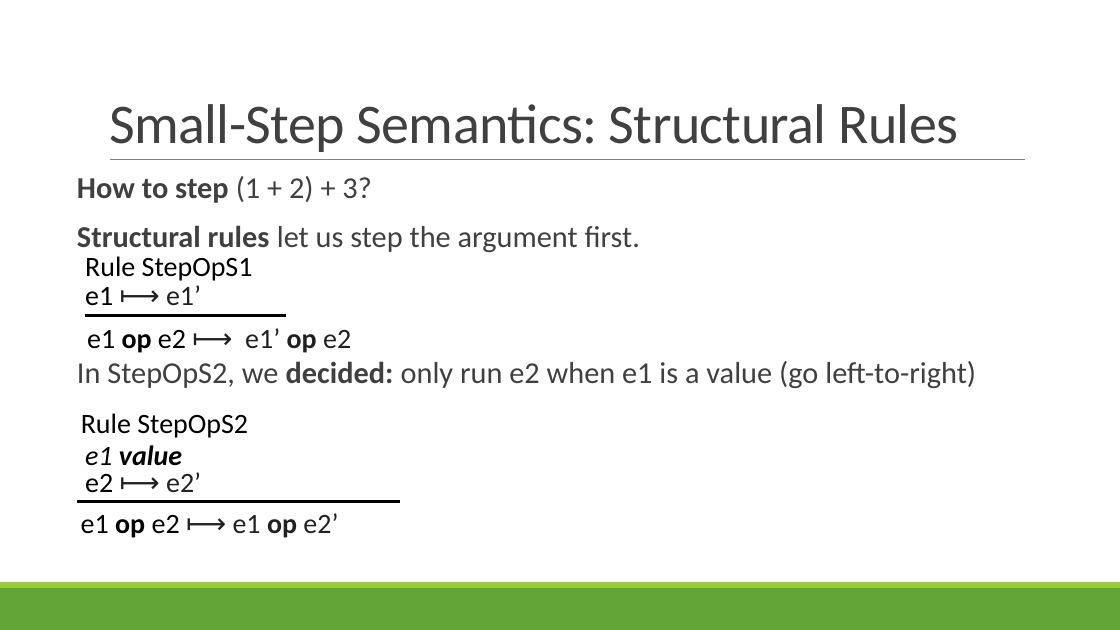
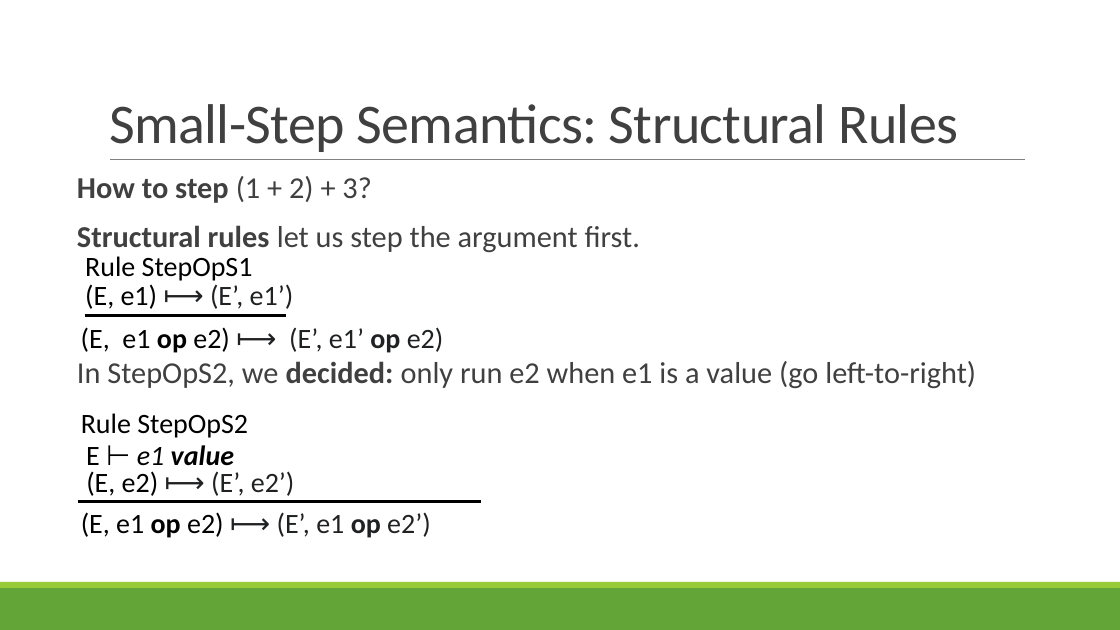
Before and after one commit to rbohrer/pl-course, a slide deck: slide 44 of LectureSlides/06OpSem.pptx. Drawn at 1120x630 pixels with LibreOffice and Linux fonts; fonts in the diff are those of the drawing. Boxes give left, top, right and bottom in pixels: in the first picture for what was removed or moved away, otherwise in the second. Text is boxed around its words. In the diff, an @@ line names an element or a change of style, - is before the commit and + after.

```diff
--- a/LectureSlides/06OpSem.pptx
+++ b/LectureSlides/06OpSem.pptx
@@ text at (85,284,294,309): text changed @@
-e1 ⟼ e1’
+(E, e1) ⟼ (E’, e1’)
@@ text at (81,327,444,353): text changed @@
-e1 op e2 ⟼ e1’ op e2
+(E, e1 op e2) ⟼ (E’, e1’ op e2)
@@ text at (86,445,234,472): text changed @@
-e1 value
+E ⊢ e1 value
@@ text at (86,471,295,496): text changed @@
-e2 ⟼ e2’
+(E, e2) ⟼ (E’, e2’)
@@ line moved from (76, 502) - (400, 502) to (78, 502) - (481, 502) @@
@@ text at (81,512,431,538): text changed @@
-e1 op e2 ⟼ e1 op e2’
+(E, e1 op e2) ⟼ (E’, e1 op e2’)
```
Also in this commit, not shown: 5 other slides changed.
